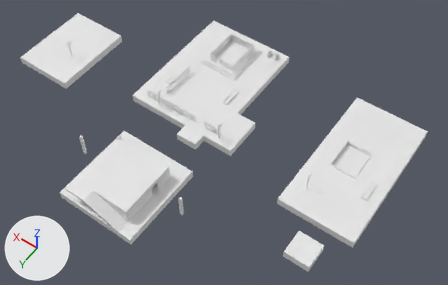
What one commit did to the OBJ model data/meshes/FirstRoom.obj.
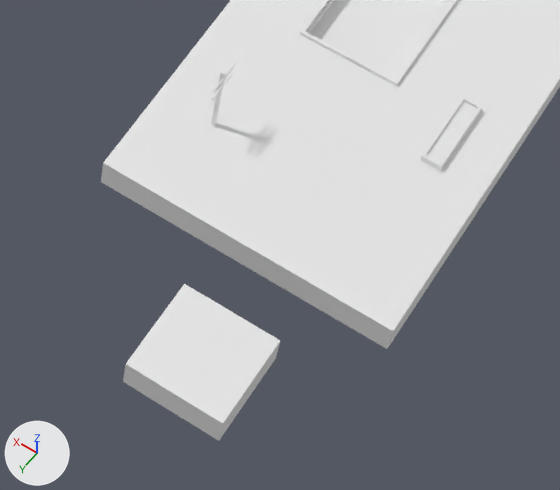
There are two pictures of each version: one whole from a 50 mm camera at (-62.1, 91.8, 112.5) aimed at (-9.9, 18.8, -2.3), one close up on the part from 56% to 89% of the width and 55% to 100% of the height. Lighting does not change. The marker at lower left points along +X, +Y and +Z. The first two pictures are the older version. Where no turn or scale is listed for an object, it has been applied to the vertices. Vertices at exactly the same position are counted once.

Objects in the first close-up: 'FirstRoom'.
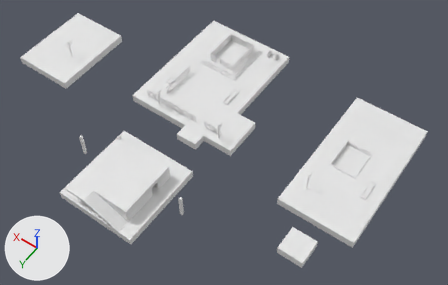
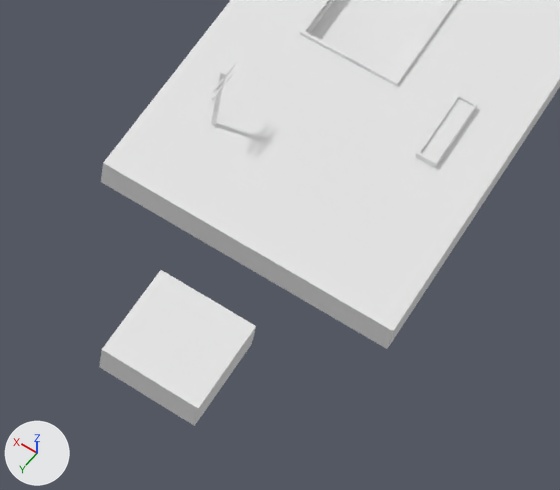
The change, as a diff of the scene's bpy script:
```diff
--- a/data/meshes/FirstRoom.obj.py
+++ b/data/meshes/FirstRoom.obj.py
@@ me_firstroom @@
 me_firstroom.from_pydata(...)  # 12835 vertices, 20765 faces; spans x -47.6..47.8, y -12.2..52.0, z -2.0..5.2
 # used by ob_firstroom; location = (0.0, 0.0, 0.0)
+# me_firstroom part 1: the loose piece of 8 vertices spanning x -43.0..-37.0, y 30.0..36.0, z -2.0..0.0 is moved by (1.5, 0.0, 0.0)
+# me_firstroom part 2: the loose piece of 16 vertices spanning x -45.0..-43.7, y 10.4..15.4, z 0.0..0.4 is moved by (0.3, 0.0, 0.0)
```

What differs and where, as boxes (x1, y1, x2, y2) in the close-ups (560 x 490 px; the box of a moved part takes in the faces that stretch with it):
'FirstRoom', reshaped: before (101, 0, 560, 441); after (99, 0, 560, 426)
part 1 of me_firstroom, moved or reshaped: before (123, 284, 280, 441); after (99, 270, 256, 426)
part 2 of me_firstroom, moved or reshaped: before (421, 97, 482, 171); after (415, 94, 477, 168)
